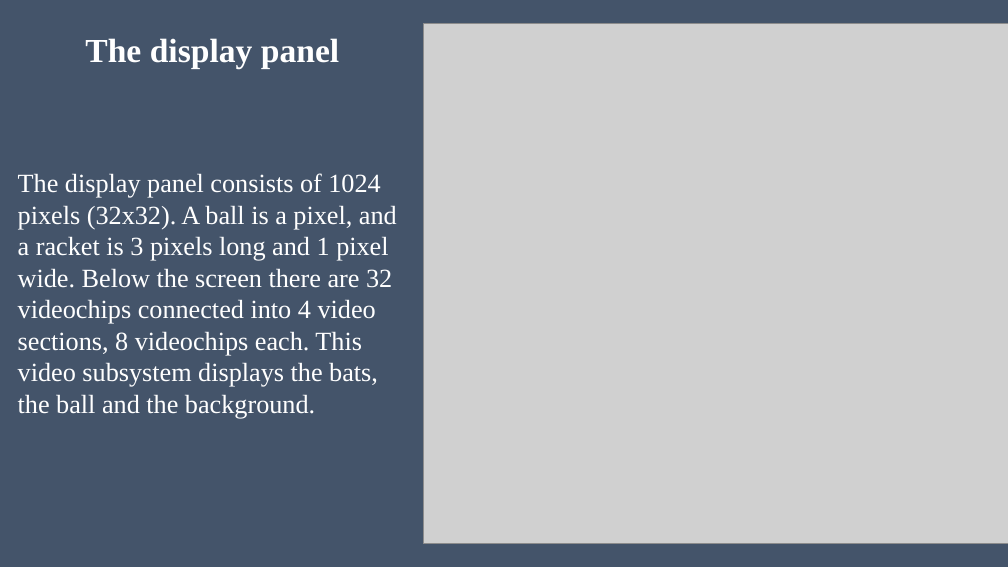
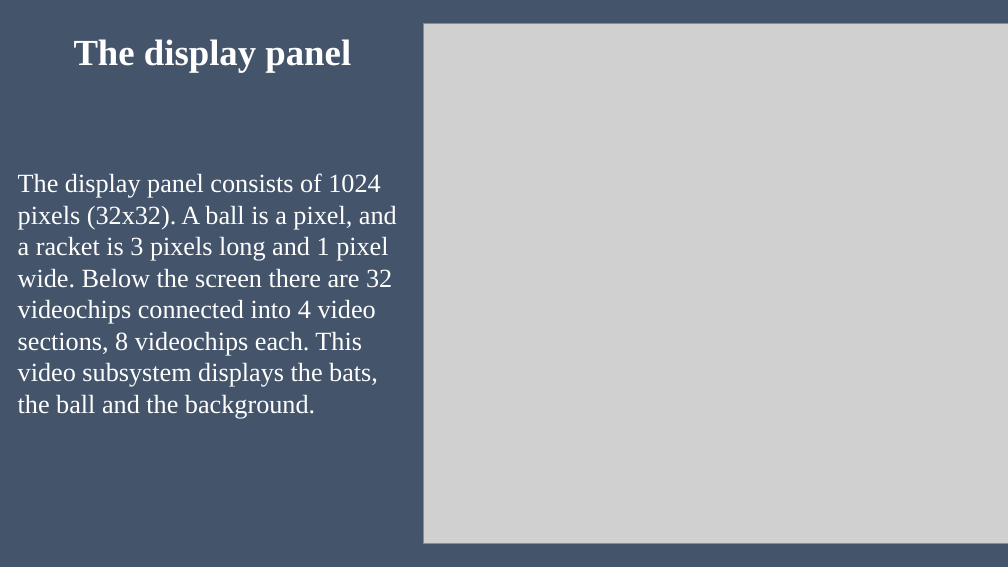
Before and after one commit to MIZINCHIK/DigitalPlatforms, a slide deck: slide 3 of Presentation.pptx. Drawn at 1008x567 pixels with LibreOffice and Linux fonts; fonts in the diff are those of the drawing; grey boxes stand for pictures. Boxes give left, top, right and bottom in pixels: in the first picture for what was removed or moved away, otherwise in the second. Text is boxed around its words. In the diff, an @@ line names an element or a change of style, - is before the commit and + after.

```diff
--- a/Presentation.pptx
+++ b/Presentation.pptx
@@ title "The display panel" at [74, 39, 351, 73]: size 32 to 35 pt @@
```
Also in this commit, not shown: 4 other slides changed, 1 slide added, 1 other file.
